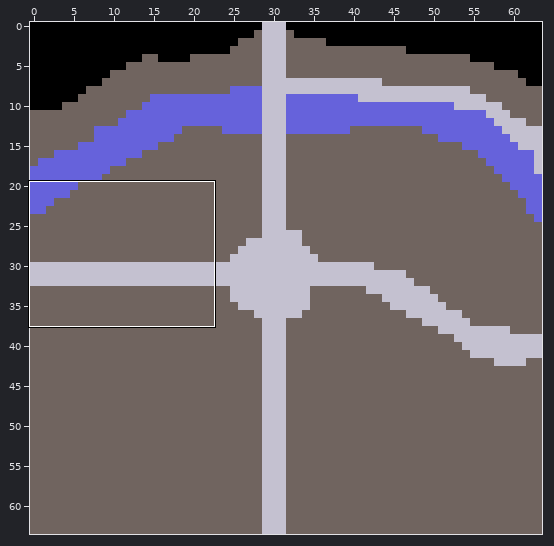
LDtk project: assets/level.ldtk. Above: a wide view before the commit, with the close-up outlined.
Close-up. First the earlier version:
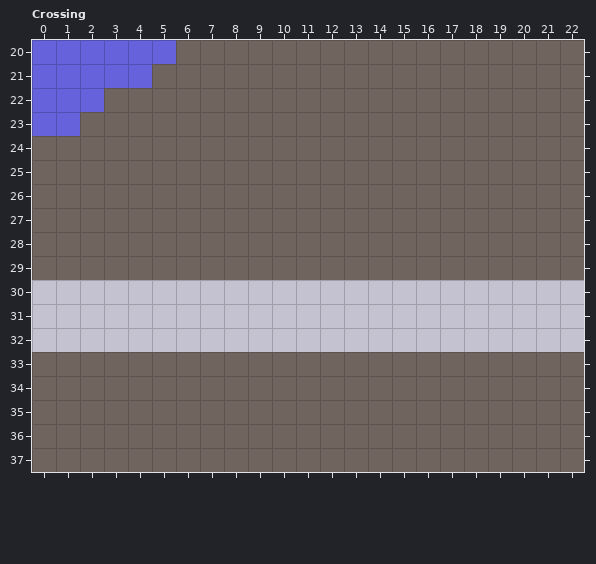
Cells are 16x16 px. Shown: Crossing x 0..22, y 20..37. The commit also changed other parts of the map, which this record leaves out.
New version:
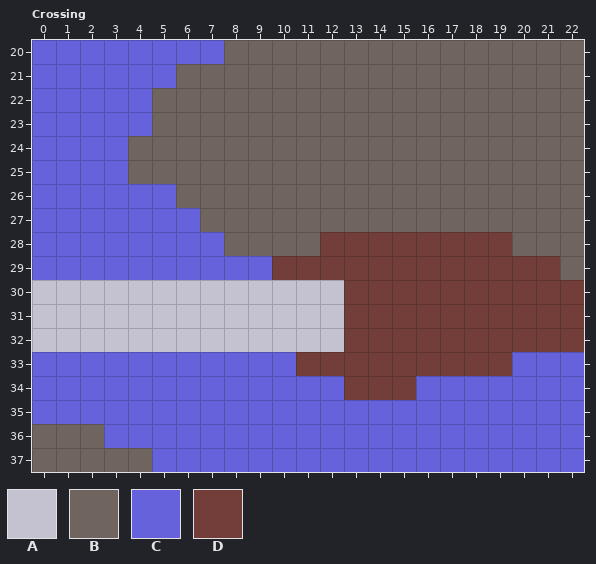
Key: from "Tiles": A 1 "StoneTile", B 3 "Wall", C 4 "Water", D 7 "Soil".
_ is an empty cell.
Edits made:
Layer "Tiles":
y 20: x 6..7 BB -> CC
y 21: x 5 B -> C
y 22: x 3..4 BB -> CC
y 23: x 2..4 BBB -> CCC
y 24..25: x 0..3 BBBB -> CCCC
y 26: x 0..5 BBBBBB -> CCCCCC
y 27: x 0..6 BBBBBBB -> CCCCCCC
y 28: x 0..7 BBBBBBBB -> CCCCCCCC; x 12..19 BBBBBBBB -> DDDDDDDD
y 29: x 0..21 BBBBBBBBBBBBBBBBBBBBBB -> CCCCCCCCCCDDDDDDDDDDDD
y 30..32: x 13..22 AAAAAAAAAA -> DDDDDDDDDD
y 33: x 0..22 BBBBBBBBBBBBBBBBBBBBBBB -> CCCCCCCCCCCDDDDDDDDDCCC
y 34: x 0..22 BBBBBBBBBBBBBBBBBBBBBBB -> CCCCCCCCCCCCCDDDCCCCCCC
y 35: x 0..22 BBBBBBBBBBBBBBBBBBBBBBB -> CCCCCCCCCCCCCCCCCCCCCCC
y 36: x 3..22 BBBBBBBBBBBBBBBBBBBB -> CCCCCCCCCCCCCCCCCCCC
y 37: x 5..22 BBBBBBBBBBBBBBBBBB -> CCCCCCCCCCCCCCCCCC
